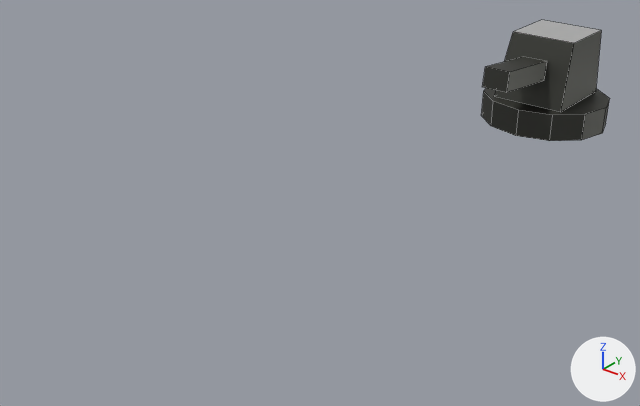
Two versions of the FBX model CrazyBots/Assets/Resources/Meshes/Weapon2.fbx, one commit apart.
The view is the same before and after, from a camera (50 mm lens) standing at (-1.09, -8.28, 1.35) and looking at (-2.63, -6.36, 0.16). Every picture has the same lights, and +X, +Y and +Z are marked at lower right. Mesh edges are drawn as thin lines. Where no turn or scale is listed for an object, it has been applied to the vertices.

The first picture shows 'Weapon2'.
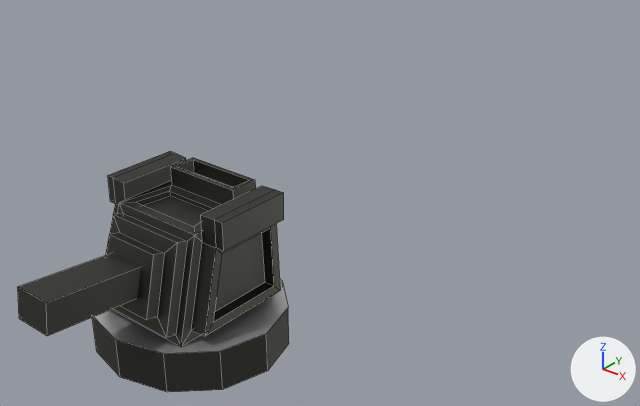
Changed parts and their boxes [x1, y1, x2, y2] in the pictures (640 x 406 px):
'Weapon2', reshaped, moved (111% wider, 98% taller)
    before: [482, 20, 610, 141]
    after: [18, 151, 289, 392]
part 1 of me_cube_007, built on
    before: [494, 20, 601, 112]
    after: [105, 151, 284, 347]
part 2 of me_cube_007, recoloured
    before: [484, 88, 609, 115]
    after: [94, 280, 288, 354]

Diff of the bpy script that builds the scene:
```diff
--- a/CrazyBots/Assets/Resources/Meshes/Weapon2.fbx.py
+++ b/CrazyBots/Assets/Resources/Meshes/Weapon2.fbx.py
@@ me_cube_007 @@
 # used by ob_weapon2; location = (-2.493, -5.097, 0.098)
-me_cube_007.from_pydata(...)  # 40 vertices, 26 faces; spans x -0.248..0.248, y -0.42..0.23, z 0.0..0.353
+me_cube_007.from_pydata(...)  # 144 vertices, 130 faces; spans x -0.248..0.248, y -0.42..0.23, z 0.0..0.402
+# me_cube_007 part 1
+# 5 faces are deleted
+# 94 vertices are added at x -0.187..0.197, y -0.201..0.183, z 0.125..0.402
+# 10 new vertices lie (0.001, 0.0, 0.068) away from vertices in x -0.187..0.197, y -0.069..0.132, z 0.328..0.331
+# 109 new faces join them, mat_unitframematerial (picture img_paletteunits_png)
+# me_cube_007 part 2: 1 face spanning x -0.248..0.248, y -0.23..0.23, z 0.104 switches from mat_unitframematerial (picture img_paletteunits_png) to mat_playercolor (white #e7e7e7)
 me_cube_007.materials.append(mat_unitframematerial)
@@ ob_weapon2 @@
 ob_weapon2 = bpy.data.objects.new('Weapon2', me_cube_007)
-ob_weapon2.location = (-2.493, -5.097, 0.098)
+ob_weapon2.location = (-2.493, -7.035, 0.098)
```
